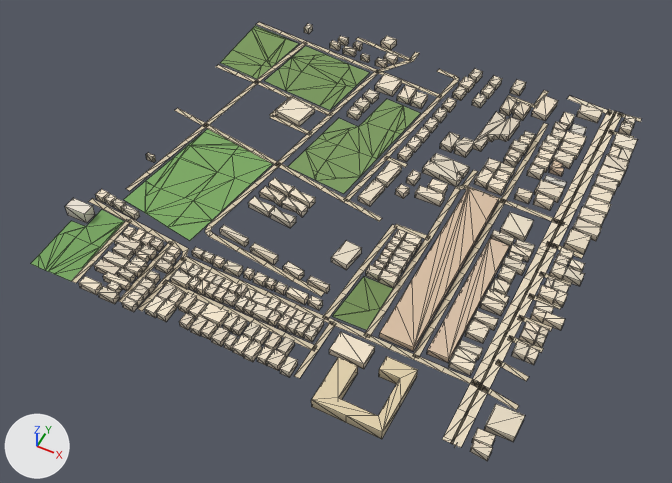
What one commit did to the glTF model public/assets/bengaluru-region-v1/tiles/t-2_-15-l1.glb.
Both versions are drawn from a 50 mm lens placed at (-446.0, -7912.0, 724.0), pointed at (-749.0, -7307.0, -33.0). The axes (+X, +Y, +Z) are drawn at lower left. The lights are the same throughout. The older version comes first. Mesh edges are drawn as thin lines.

In view in the first picture: 'building', 'ground'.
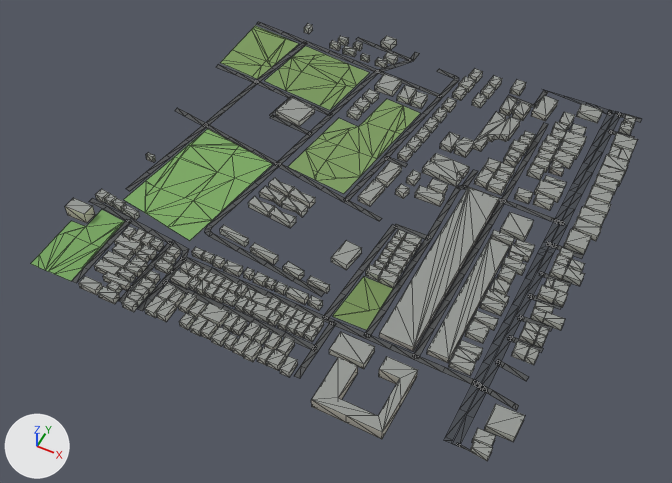
Boxes [x1, y1, x2, y2] around the edits, measured in the pictures (672 x 483 px; the box of a moved part takes in the faces that stretch with it):
'ground', reshaped
    before: [31, 22, 641, 448]
    after: [31, 22, 641, 452]
part 1 of me_building, recoloured (darker)
    both: [65, 24, 637, 459]
part 2 of me_ground, rebuilt
    before: [451, 111, 623, 447]
    after: [444, 110, 616, 443]
part 3 of me_ground, moved or reshaped
    before: [72, 52, 641, 448]
    after: [72, 52, 641, 452]
part 4 of me_ground, moved or reshaped
    both: [257, 22, 307, 43]
part 5 of me_ground, moved or reshaped
    before: [174, 108, 207, 126]
    after: [175, 108, 207, 125]
part 6 of me_ground, recoloured
    before: [104, 37, 622, 444]
    after: [104, 37, 622, 395]

Edits to the bpy script that builds the scene:
```text
Change me_building:
    used by ob_building; location = (-1000.0, -7500.0, 0.0)
    remove me_building.from_pydata(...)  # 2066 vertices, 2619 faces; spans x -8.0..509.0, y -23.0..507.0, z 0.0..14.0
    add me_building.from_pydata(...)  # 2066 vertices, 3172 faces; spans x -8.0..509.0, y -23.0..507.0, z 0.0..14.0
    me_building part 1: 2619 kept faces spanning x -8.0..509.0, y -23.0..507.0, z 0.0..14.0 get new vertex colours
    edits to the shape of me_building do not show in these pictures
Change me_ground:
    used by ob_ground; location = (-1000.0, -7500.0, 0.0)
    verts and faces of me_ground; kept vertices keep their numbers, new ones are numbered from 642
    before: 272 (24.0, 268.0, 1.0) at pixel (192, 115), 273 (23.0, 262.0, 1.0) at pixel (189, 118)
    remove me_ground.from_pydata(...)  # 642 vertices, 593 faces; spans x -1.0..501.0, y -3.0..504.0, z 1.0
    add me_ground.from_pydata(...)  # 656 vertices, 607 faces; spans x 0.0..500.0, y 0.0..500.0, z 1.0
    me_ground part 2: the loose piece of 38 vertices spanning x 459.0..478.0, y 0.0..500.0, z 1.0 is rebuilt with 42 vertices and now spans x 453.0..469.0, y 0.0..500.0, z 1.0
    me_ground part 3
    57 vertices are removed from x 52.0..501.0, y -3.0..504.0, z 1.0
    90 faces are deleted
    12 vertices move from x 52.0..462.0, y 0.0..470.0, z 1.0 to x 52.0..468.0, y 0.0..470.0, z 1.0
    45 vertices are added at x 52.0..500.0, y 0.0..500.0, z 1.0
    15 new vertices lie (7.0, 0.0, 0.0) away from vertices in x 461.0..469.0, y 33.0..500.0, z 1.0
    5 new vertices lie (6.0, 0.0, 0.0) away from vertices in x 52.0..473.0, y 13.0..499.0, z 1.0
    98 new faces join them
    me_ground part 4
    2 vertices are removed from x 38.0..39.0, y 457.0..463.0, z 1.0
    4 faces are deleted
    4 vertices are added at (40.0, 462.0, 1.0), (40.0, 456.0, 1.0), (4.0, 467.0, 1.0), (3.0, 461.0, 1.0)
    6 new faces join them
    me_ground part 5
    add verts[273] = (16.0, 264.0, 1.0)  # moved, pixel (184, 116)
    add verts[272] = (17.0, 270.0, 1.0)  # moved, pixel (188, 113)
    me_ground part 6: 287 kept faces spanning x 0.0..500.0, y 0.0..500.0, z 1.0 get new vertex colours; the middle colour goes from beige #d7c9ae to dark grey #535556
```
